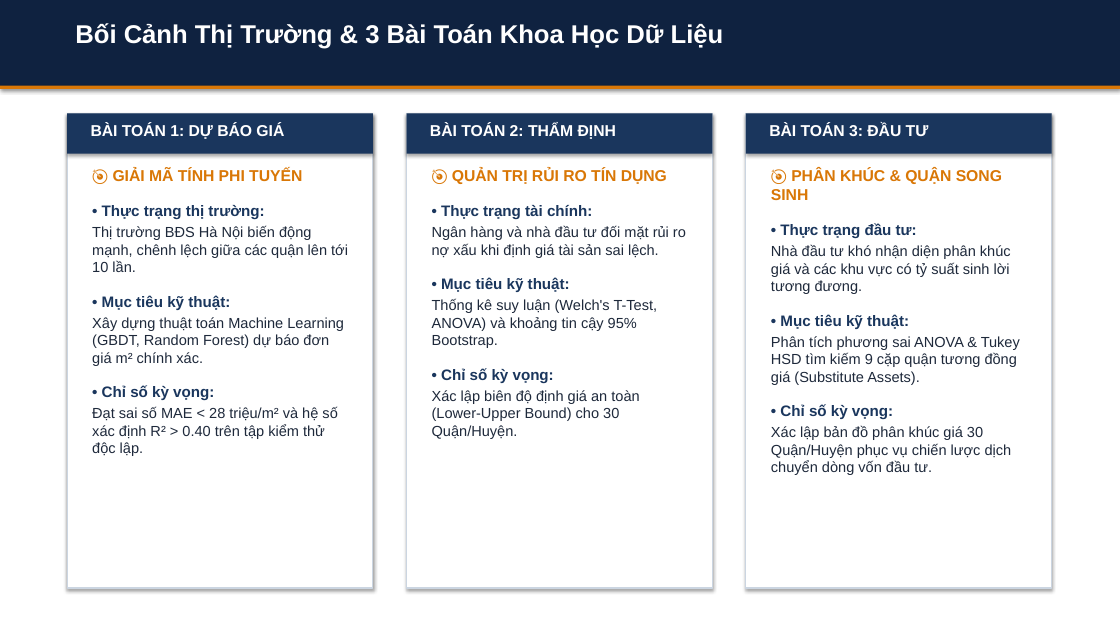
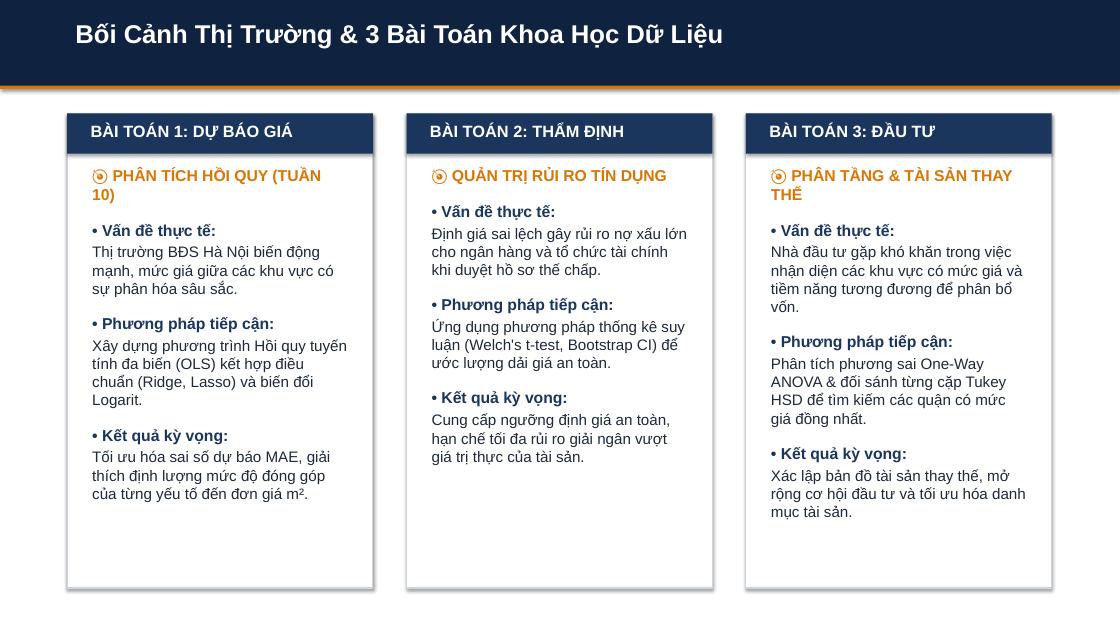
Before and after one commit to HoangLongNguyen-322007/bds_khdl, a slide deck: slide 2 of BAO_CAO_TIEN_DO_SLIDES.pptx. Drawn at 1120x630 pixels with LibreOffice and Linux fonts; fonts in the diff are those of the drawing. Boxes give left, top, right and bottom in pixels: in the first picture for what was removed or moved away, otherwise in the second. Text is boxed around its words. In the diff, an @@ line names an element or a change of style, - is before the commit and + after.

```diff
--- a/BAO_CAO_TIEN_DO_SLIDES.pptx
+++ b/BAO_CAO_TIEN_DO_SLIDES.pptx
@@ size 13.5 to 14 pt in 3 elements at [91,123,293,140], [430,123,624,140], [769,123,936,137] @@
@@ text at [92,169,347,502]: text changed; size 12.5 to 13 pt @@
-🎯 GIẢI MÃ TÍNH PHI TUYẾN
-• Thực trạng thị trường:
-Thị trường BĐS Hà Nội biến động mạnh, chênh lệch giữa các quận lên tới 10 lần.
-• Mục tiêu kỹ thuật:
-Xây dựng thuật toán Machine Learning (GBDT, Random Forest) dự báo đơn giá m² chính xác.
-• Chỉ số kỳ vọng:
-Đạt sai số MAE < 28 triệu/m² và hệ số xác định R² > 0.40 trên tập kiểm thử độc lập.
+🎯 PHÂN TÍCH HỒI QUY (TUẦN 10)
+• Vấn đề thực tế:
+Thị trường BĐS Hà Nội biến động mạnh, mức giá giữa các khu vực có sự phân hóa sâu sắc.
+• Phương pháp tiếp cận:
+Xây dựng phương trình Hồi quy tuyến tính đa biến (OLS) kết hợp điều chuẩn (Ridge, Lasso) và biến đổi Logarit.
+• Kết quả kỳ vọng:
+Tối ưu hóa sai số dự báo MAE, giải thích định lượng mức độ đóng góp của từng yếu tố đến đơn giá m².
@@ text at [771,169,1026,520]: text changed; size 12.5 to 13 pt @@
-🎯 PHÂN KHÚC & QUẬN SONG SINH
-• Thực trạng đầu tư:
-Nhà đầu tư khó nhận diện phân khúc giá và các khu vực có tỷ suất sinh lời tương đương.
-• Mục tiêu kỹ thuật:
-Phân tích phương sai ANOVA & Tukey HSD tìm kiếm 9 cặp quận tương đồng giá (Substitute Assets).
-• Chỉ số kỳ vọng:
-Xác lập bản đồ phân khúc giá 30 Quận/Huyện phục vụ chiến lược dịch chuyển dòng vốn đầu tư.
+🎯 PHÂN TẦNG & TÀI SẢN THAY THẾ
+• Vấn đề thực tế:
+Nhà đầu tư gặp khó khăn trong việc nhận diện các khu vực có mức giá và tiềm năng tương đương để phân bổ vốn.
+• Phương pháp tiếp cận:
+Phân tích phương sai One-Way ANOVA & đối sánh từng cặp Tukey HSD để tìm kiếm các quận có mức giá đồng nhất.
+• Kết quả kỳ vọng:
+Xác lập bản đồ tài sản thay thế, mở rộng cơ hội đầu tư và tối ưu hóa danh mục tài sản.
@@ text at [432,205,687,465]: text changed; size 12.5 to 13 pt @@
-• Thực trạng tài chính:
-Ngân hàng và nhà đầu tư đối mặt rủi ro nợ xấu khi định giá tài sản sai lệch.
-• Mục tiêu kỹ thuật:
-Thống kê suy luận (Welch's T-Test, ANOVA) và khoảng tin cậy 95% Bootstrap.
-• Chỉ số kỳ vọng:
-Xác lập biên độ định giá an toàn (Lower-Upper Bound) cho 30 Quận/Huyện.
+• Vấn đề thực tế:
+Định giá sai lệch gây rủi ro nợ xấu lớn cho ngân hàng và tổ chức tài chính khi duyệt hồ sơ thế chấp.
+• Phương pháp tiếp cận:
+Ứng dụng phương pháp thống kê suy luận (Welch's t-test, Bootstrap CI) để ước lượng dải giá an toàn.
+• Kết quả kỳ vọng:
+Cung cấp ngưỡng định giá an toàn, hạn chế tối đa rủi ro giải ngân vượt giá trị thực của tài sản.
```
Also in this commit, not shown: 22 other slides changed, 7 other files.
